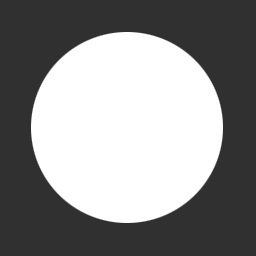
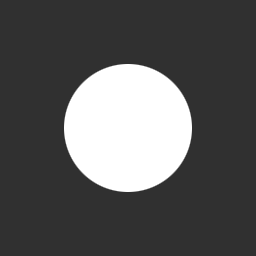
Layers edited between the first and the second 256 × 256 image:
painted on "Layer 2" over [31, 32, 223, 223]
